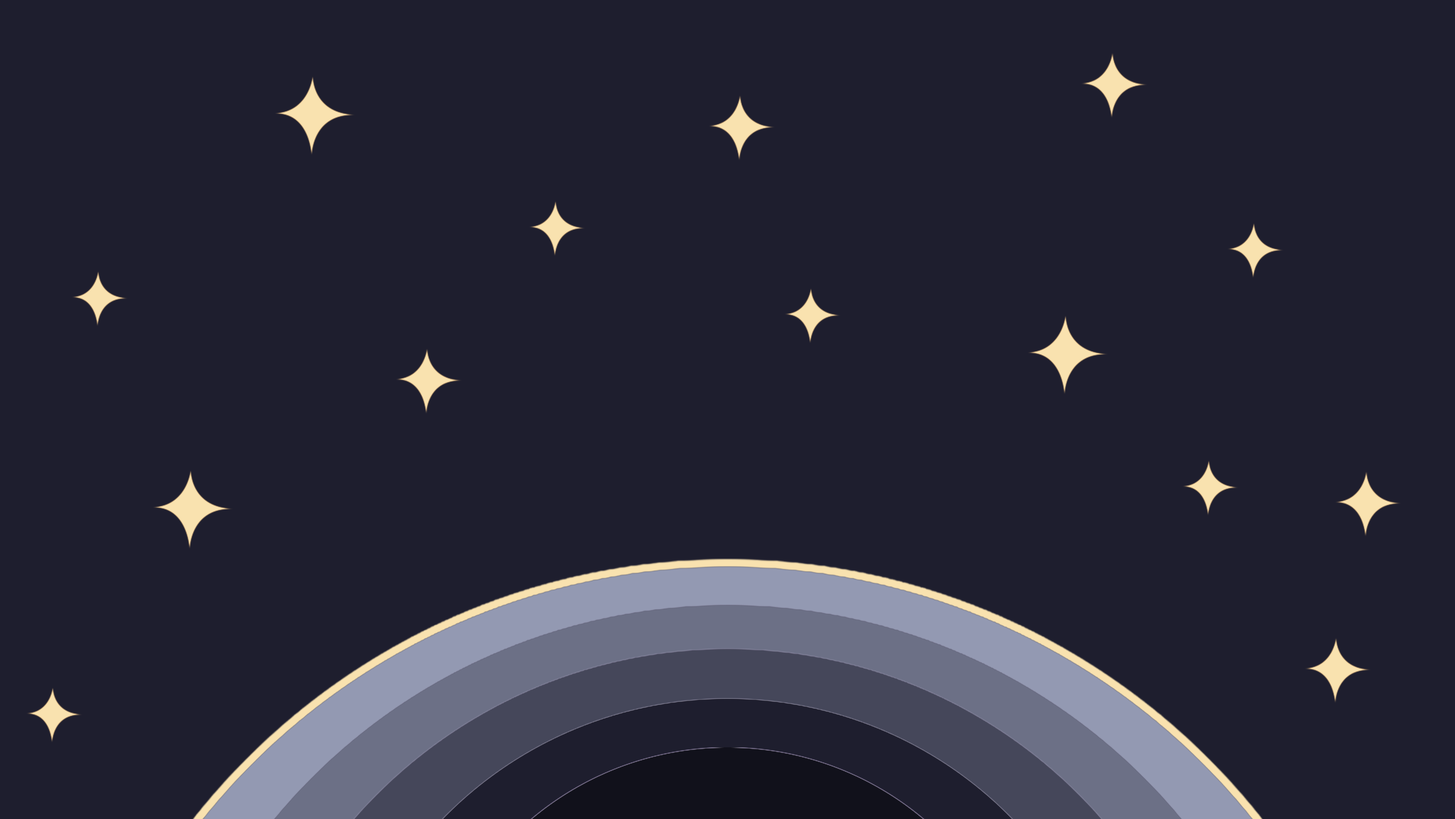
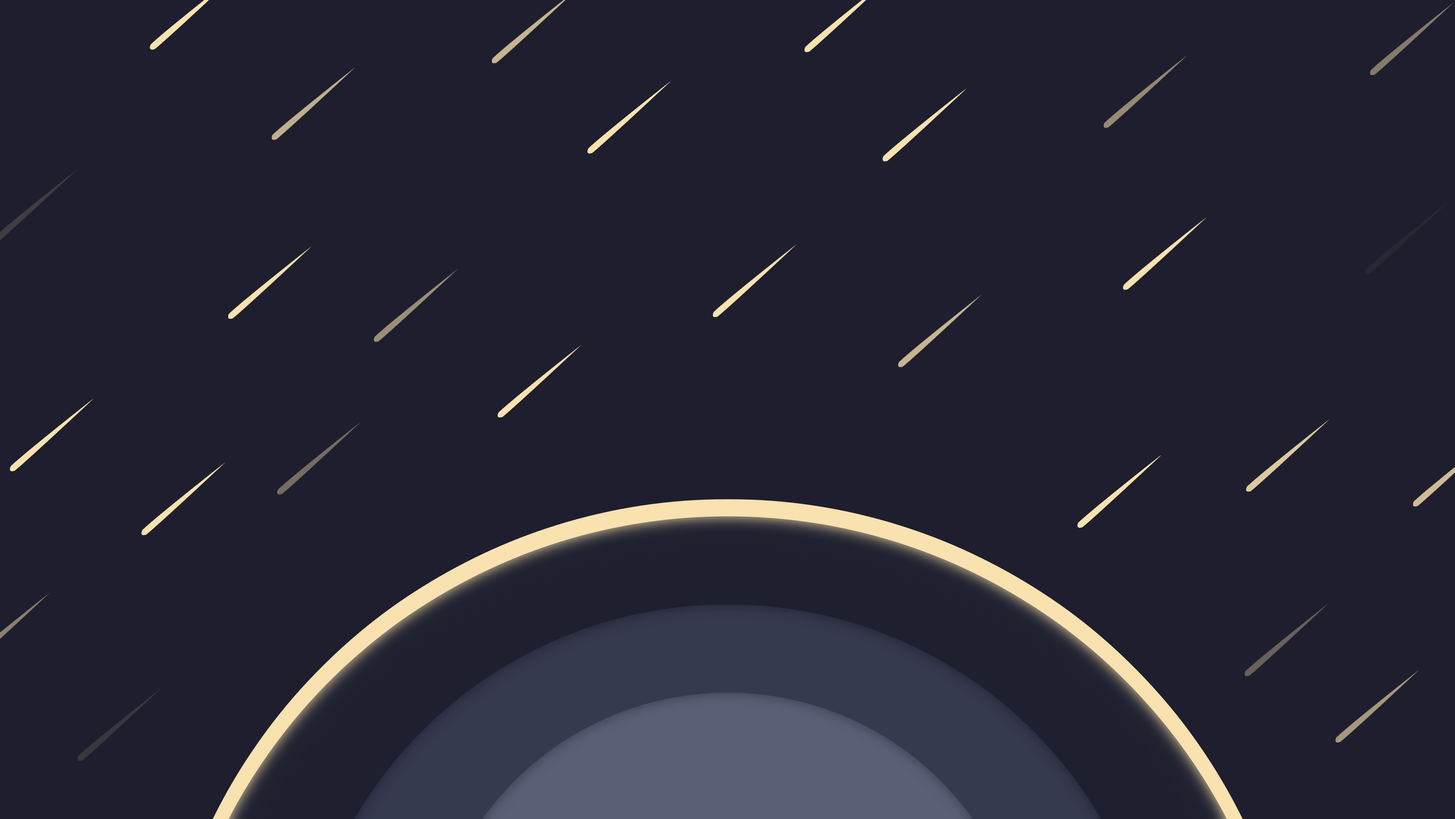
Layer changes from the first 1455x819 image to the second:
removed group "Circles" (6 layers) over [192, 558, 1264, 819]
renamed "Circle_1" to "Arc_Small", moved it out of group "Circles", painted on it, masked it over [482, 692, 974, 819]
removed layer "Circle_2" from group "Circles" over [440, 697, 1015, 819]
removed layer "Circle_3" from group "Circles" over [352, 647, 1104, 819]
removed layer "Circle_4" from group "Circles" over [272, 603, 1184, 819]
removed layer "Circle_5" from group "Circles" over [201, 565, 1255, 819]
added layer "Arc_Medium" above "Arc_Large" over [354, 604, 1102, 819]
added layer "Arc_Large" above "Glow" over [228, 515, 1228, 819]
moved "Glow" out of group "Circles", painted on it over [191, 498, 1264, 819]
removed layer "stars" over [26, 53, 1402, 743]
added layer "Shooting_Stars" above "Background" over [0, 0, 1455, 761]
